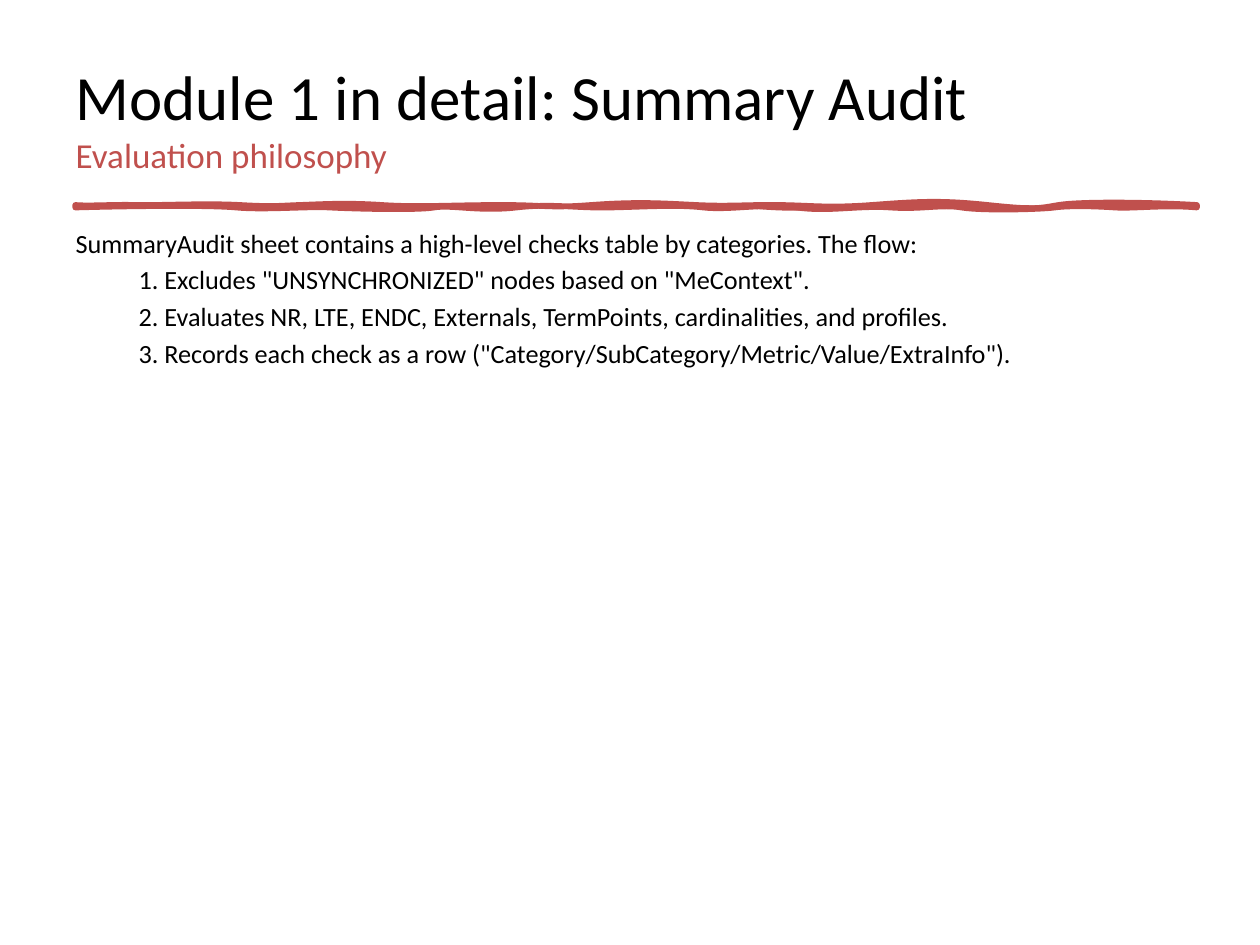
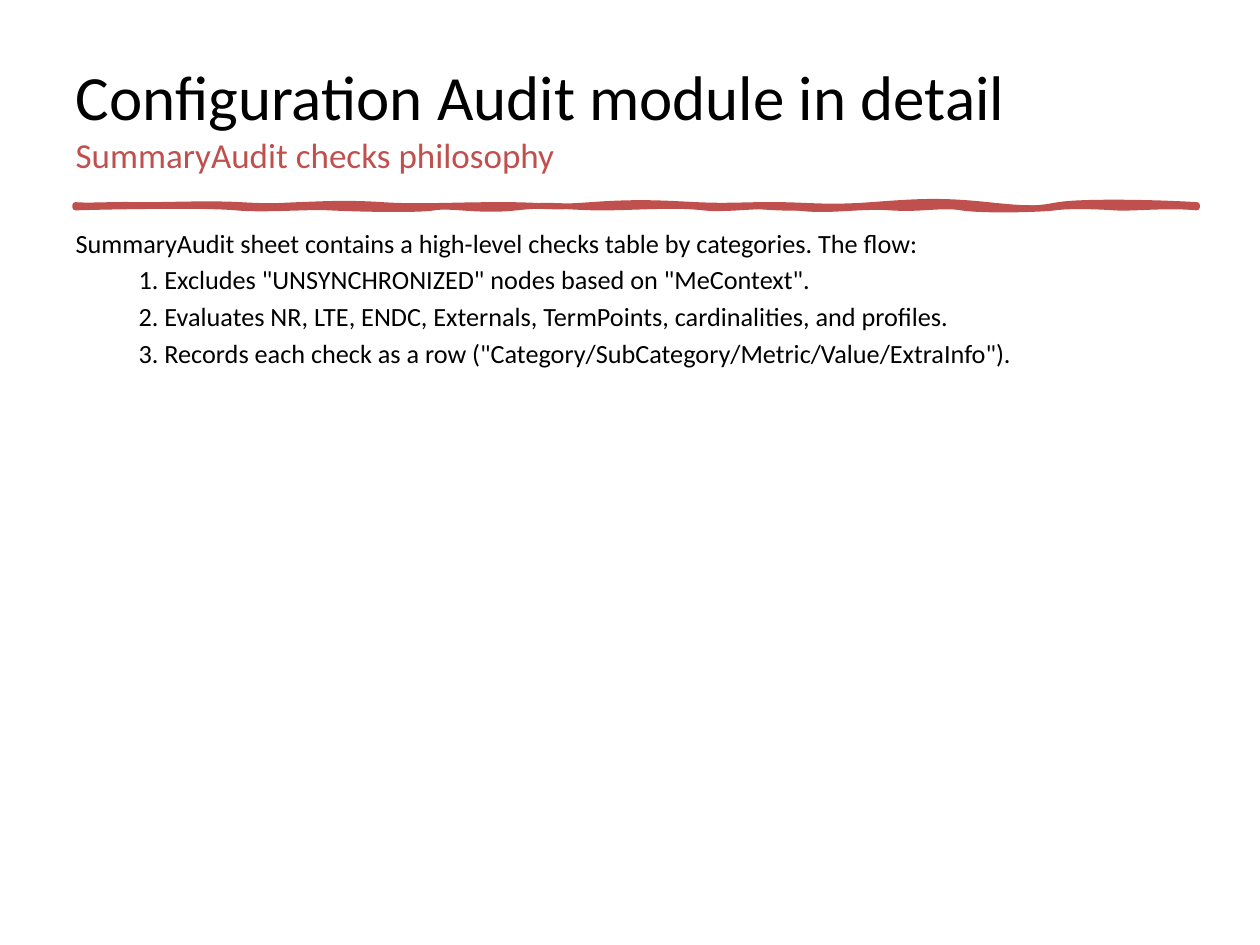
Before and after one commit to jaimetur/SSB_RetuningAutomations, a slide deck: slide 12 of help/User-Guide-SSB-Retuning-Automations-v0.7.1.pptx. Drawn at 1260x945 pixels with LibreOffice and Linux fonts; fonts in the diff are those of the drawing. Boxes give left, top, right and bottom in pixels: in the first picture for what was removed or moved away, otherwise in the second. Text is boxed around its words. In the diff, an @@ line names an element or a change of style, - is before the commit and + after.

```diff
--- a/help/User-Guide-SSB-Retuning-Automations-v0.7.1.pptx
+++ b/help/User-Guide-SSB-Retuning-Automations-v0.7.1.pptx
@@ title at [76, 76, 1004, 174]: text changed @@
-Module 1 in detail: Summary Audit
-Evaluation philosophy
+Configuration Audit module in detail
+SummaryAudit checks philosophy
```
Also in this commit, not shown: 4 other slides changed, 4 other files.
